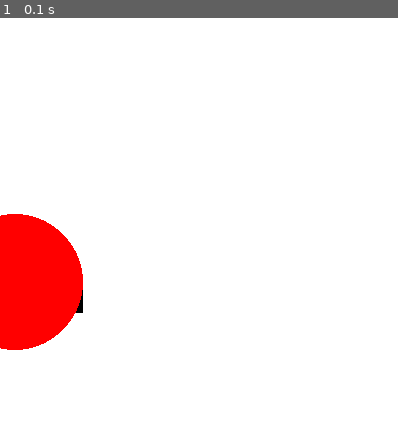
Above: before the commit, frame 1.
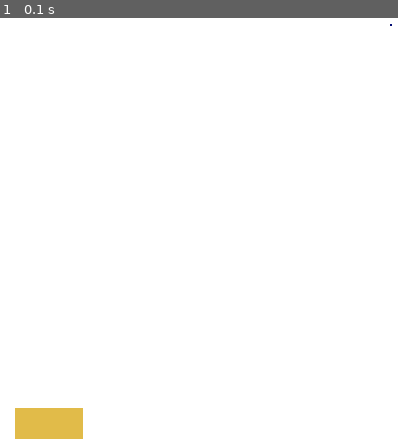
Above: after the commit, the same moment.

Repository: igorferrati/jogosdigitais
Game: pygame game, started from rgb/objetos-cores.py
Two runs of this game, one before a commit and one after it. Both use one fixed random seed, a clock stepped at 60 frames per second and the inputs below.
Inputs:
- Up to frame 1 (0.1 s): no input

The runs differ from the first frame. In frame 1, 6.7% of the frame differs, in the area x 0-99%, y 1-99%.

Commit message:
exerc praticando

Diff:
--- a/rgb/objetos-cores.py
+++ b/rgb/objetos-cores.py
@@ -5,22 +5,36 @@
 
 pygame.init()
 
+#retangulo
+def rectangle_create(screen, color, x, y, width, height):
+    surface = pygame.draw.rect(screen, color, (x, y, width, height))
+    return surface
+
+#circle
+def circle_create(screen, color, x, y, radius):
+    surface = pygame.draw.circle(screen, color, (x, y), radius)
+    return surface
+
 #postions
-x = random.randint(0,800)
-y = random.randint(0,800)
+x1 = random.randint(0,800)
+x2 = random.randint(0,800)
+y2 = random.randint(0,800)
+y1 = random.randint(0,600)
 
 #size
-a_size = random.randint(1,100)
-b_size = random.randint(1,100)
+width = random.randint(1,100)
+height = random.randint(1,100)
+radius = random.randint(1,50)
 
 #screen
 screen = pygame.display.set_mode((800, 600))
 pygame.display.set_caption("Praticando A3")
 
 #color
-RED = (255, 0, 0)
-BLACK = (0, 0, 0)
-WHITE = (255, 255, 255)
+color_1 = (random.randint(0, 255), random.randint(0, 255), random.randint(0, 255))
+
+color_2 = (random.randint(0, 255), random.randint(0, 255), random.randint(0, 255))
+
 
 while True:
 
@@ -29,11 +43,10 @@
             pygame.quit()
             exit()
 
-    screen.fill(WHITE)
-    #drawing
-    pygame.draw.rect(screen, BLACK, [x, y, a_size, b_size])
-    pygame.draw.circle(screen, RED, [x, y], a_size)
-    #pygame.draw.(screen, RED, [x, y, 50, 50])
+    screen.fill((255, 255, 255))
+
+    rectangle_create(screen, color_1, x1, y1, width, height)
+    circle_create(screen, color_2, x2, y2, radius)
 
     #update screen
     pygame.display.update()
